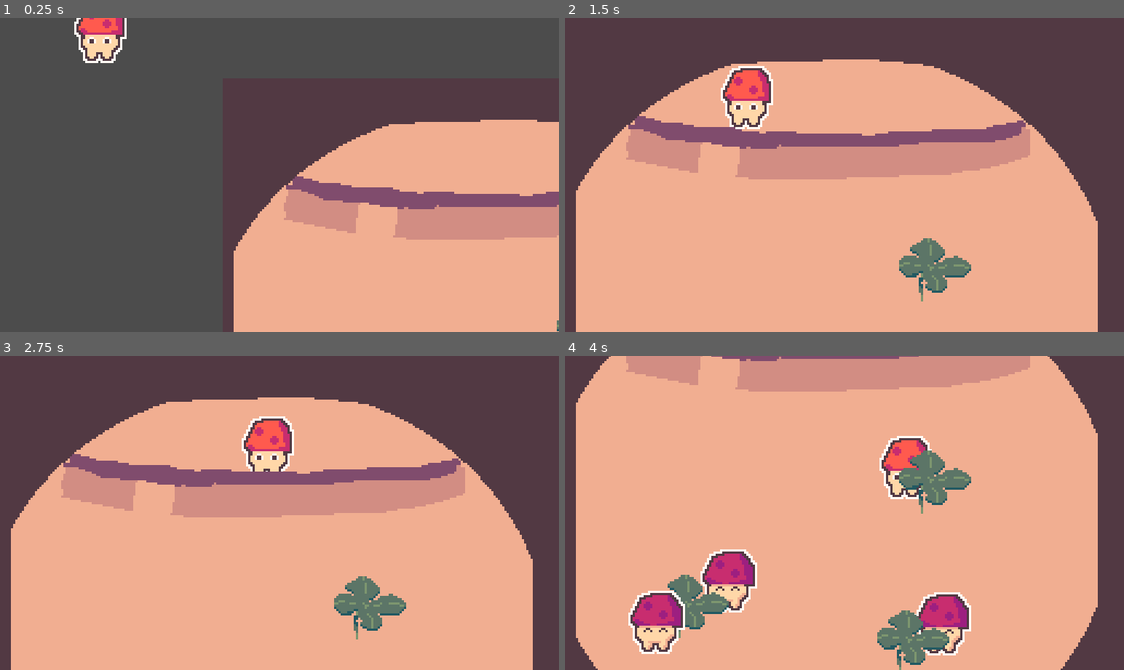
Above: before the commit, frames 1-4 (two rows, left to right).
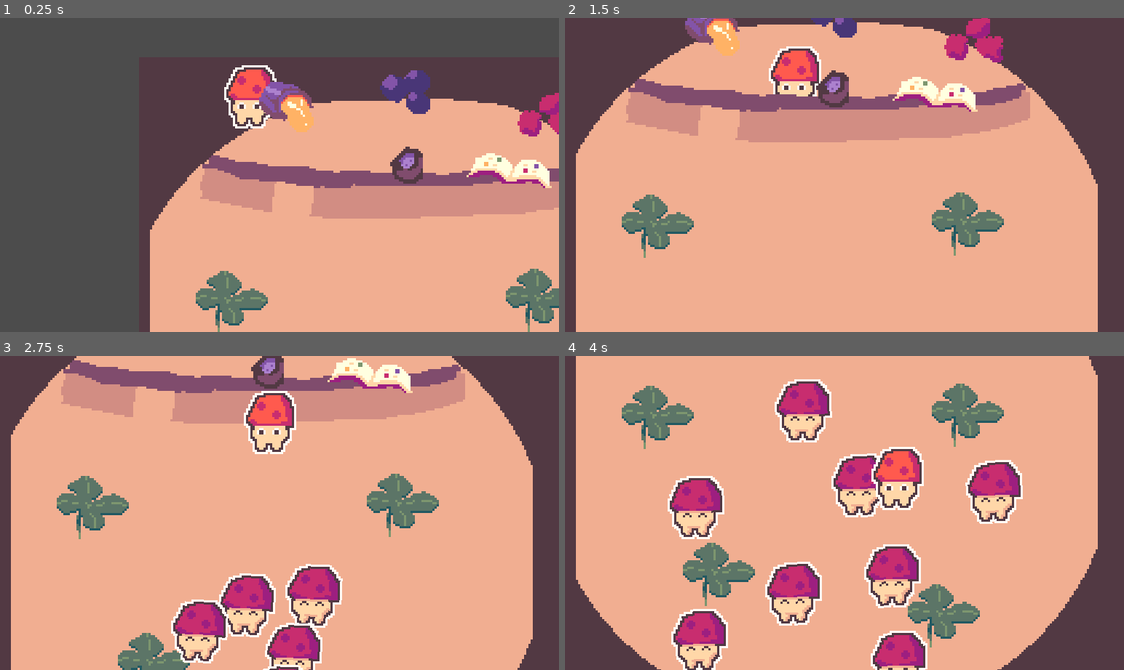
Above: after the commit, the same moments.

Repository: Daxidz/cozy-autum-jam-22
Game: Godot game, scene res://src/Main.tscn
Same seed, same stepped clock (60 frames per second), same inputs: the game is played once before the commit and once after it.
Inputs (mouse positions are in pixels of both pictures, inside the frame that each line leads up to):
- Up to frame 1 (0.25 s): no input
- Up to frame 2 (1.5 s): tap Enter (ui_accept) at 0.5, 0.77, 0.8, 1.07, 1.35 s; move the mouse to (967, 159) at 0.52 s; press the mouse at (967, 159) at 0.53 s; move the mouse to (732, 190) at 1.27 s; release the mouse at (732, 190) at 1.28 s
- Up to frame 3 (2.75 s): tap Enter (ui_accept) at 1.52, 1.82, 2.3 s; click (167, 528) at 1.55 s; move the mouse to (335, 443) at 2.02 s; press the mouse at (335, 443) at 2.03 s
- Up to frame 4 (4 s): move the mouse to (816, 575) at 2.77 s; release the mouse at (816, 575) at 2.78 s; click (816, 575) at 2.85 s; tap Enter (ui_accept) at 3.02, 3.32 s; move the mouse to (1012, 560) at 3.52 s; hold Enter (ui_accept) from 3.53 s (still down)

The runs differ from the first frame. In frame 1, 29% of the frame differs, in the area x 13-100%, y 0-100%; in frame 2, 35%; in frame 3, 42%, in the area x 1-96%, y 0-100%; in frame 4, 33%.

Commit message:
Add champi and path, recettes, chauderon

Diff:
--- a/project.godot
+++ b/project.godot
@@ -50,6 +50,14 @@
 "svg/scale": 1.0
 }
 
+[input]
+
+click={
+"deadzone": 0.5,
+"events": [ Object(InputEventMouseButton,"resource_local_to_scene":false,"resource_name":"","device":0,"alt":false,"shift":false,"control":false,"meta":false,"command":false,"button_mask":0,"position":Vector2( 0, 0 ),"global_position":Vector2( 0, 0 ),"factor":1.0,"button_index":1,"pressed":false,"doubleclick":false,"script":null)
+ ]
+}
+
 [physics]
 
 common/enable_pause_aware_picking=true
--- a/src/CameraMouse.gd
+++ b/src/CameraMouse.gd
@@ -6,14 +6,12 @@
 
 func _process(delta):
 	var mouse_pos = get_viewport().get_mouse_position()
+
 	if is_up:
 		offset.y = lerp(offset.y, 0, 0.02)
-		if mouse_pos.y > 2 * viewport_dim.y / 3:
-			print("GOING DOWN")
+		if mouse_pos.y > viewport_dim.y / 2:
 			is_up = false
 	else:
-		offset.y = lerp(offset.y, 256-144, 0.01)
-#		offset.y = 256-144
-		if mouse_pos.y < viewport_dim.y / 3:
-			print("GOING UP")
+		offset.y = lerp(offset.y, mouse_pos.y, 0.02)
+		if mouse_pos.y < viewport_dim.y / 4:
 			is_up = true
--- /dev/null
+++ b/src/ChampiInside.gd
@@ -0,0 +1,82 @@
+extends Node2D
+
+
+var nb_ingredients_selected: int = 0
+const MAX_INGREDIENTS: int = 2
+
+enum Ingredients {MIEL, FRAMBOISE, MIRTILLE}
+
+onready var Champignon = preload("res://src/champis/Champi.tscn")
+var list_ingredients = []
+
+const BASE_TABLE = 1
+var cur_table = BASE_TABLE
+onready var max_tables = $YSort/Tables.get_child_count()
+
+
+const RECETTES = {
+					"yellow": ["Framboises", "Framboises"],
+					"violet": ["Mirtille", "Miel"],
+					"green": ["Miel", "Framboises"],
+					"orange": ["Framboises", "Mirtille"]
+				}
+
+func _ready():
+	$Chauderon.connect("melanger", self, "_onChauderon_melanger")
+	for ingredient in $Ingredients.get_children():
+		ingredient.connect("clicked", self, "_onIngredient_clicked")
+
+func spawn_champi():
+
+	if cur_table > max_tables: return
+	var champ = Champignon.instance()
+	var table
+	while true:
+		table = get_node("YSort/Tables/Table" + str(cur_table))
+		if table.is_full():
+			cur_table += 1
+			if cur_table > max_tables: return
+		else:
+			break
+	table.add_champi(champ)
+
+func _onIngredient_clicked(name: String):
+
+	if nb_ingredients_selected == MAX_INGREDIENTS: return
+
+	nb_ingredients_selected += 1
+	print(name)
+	list_ingredients.push_back(name)
+	if nb_ingredients_selected == MAX_INGREDIENTS:
+		$Chauderon.modulate = Color.red
+
+
+func _onChauderon_melanger():
+	if nb_ingredients_selected == MAX_INGREDIENTS:
+		check_recette(list_ingredients)
+
+
+		nb_ingredients_selected = 0
+		list_ingredients.clear()
+
+func check_recette(ingredients) -> int:
+
+	var is_ok: bool = false
+	ingredients.invert()
+	var ingredients_inv = ingredients.duplicate(true)
+	ingredients.invert()
+
+	for recette in RECETTES:
+
+		var ing = RECETTES[recette]
+		if ingredients == ing or ingredients_inv == ing:
+			print(recette)
+#			$Chauderon.modulate = Color("yellow")
+			return 0
+	return 0
+
+func _input(event):
+	if event.is_action_pressed("ui_accept"):
+		print("SPAWN")
+		for i in 8:
+			spawn_champi()
--- /dev/null
+++ b/src/Chauderon.gd
@@ -0,0 +1,22 @@
+extends Node2D
+
+
+var is_selected: bool = false
+
+signal melanger
+
+func _ready():
+	$Area2D.connect("mouse_entered", self, "_onArea2D_mouse_entered")
+	$Area2D.connect("mouse_exited", self, "_onArea2D_mouse_mouse_exited")
+
+func _onArea2D_mouse_mouse_exited():
+	modulate = Color.white
+	is_selected = false
+
+func _onArea2D_mouse_entered():
+	modulate = Color.blue
+	is_selected = true
+
+func _input(event):
+	if event.is_action_pressed("click") and is_selected:
+		emit_signal("melanger")
--- /dev/null
+++ b/src/Chauderon.tscn
@@ -0,0 +1,20 @@
+[gd_scene load_steps=4 format=2]
+
+[ext_resource path="res://assets/img/chaudron.png" type="Texture" id=1]
+[ext_resource path="res://src/Chauderon.gd" type="Script" id=2]
+
+[sub_resource type="CircleShape2D" id=3]
+
+[node name="Chauderon" type="Node2D"]
+position = Vector2( 111, 36 )
+script = ExtResource( 2 )
+
+[node name="Chaudron" type="Sprite" parent="."]
+texture = ExtResource( 1 )
+centered = false
+
+[node name="Area2D" type="Area2D" parent="."]
+
+[node name="CollisionShape2D" type="CollisionShape2D" parent="Area2D"]
+position = Vector2( 12, 14 )
+shape = SubResource( 3 )
--- /dev/null
+++ b/src/Ingredient.gd
@@ -0,0 +1,22 @@
+extends Node2D
+
+
+var is_selected: bool = false
+
+signal clicked
+
+func _ready():
+	$Area2D.connect("mouse_entered", self, "_onArea2D_mouse_entered")
+	$Area2D.connect("mouse_exited", self, "_onArea2D_mouse_mouse_exited")
+
+func _onArea2D_mouse_mouse_exited():
+	modulate = Color.white
+	is_selected = false
+
+func _onArea2D_mouse_entered():
+	modulate = Color.red
+	is_selected = true
+
+func _input(event):
+	if event.is_action_pressed("click") and is_selected:
+		emit_signal("clicked", name)
--- a/src/Main.tscn
+++ b/src/Main.tscn
@@ -1,31 +1,77 @@
-[gd_scene load_steps=10 format=2]
+[gd_scene load_steps=21 format=2]
 
 [ext_resource path="res://src/CameraMouse.gd" type="Script" id=1]
 [ext_resource path="res://assets/img/bg.png" type="Texture" id=2]
-[ext_resource path="res://assets/img/table.png" type="Texture" id=3]
-[ext_resource path="res://assets/img/champi.png" type="Texture" id=4]
-[ext_resource path="res://src/shaders/replace_cols.tres" type="Shader" id=5]
 [ext_resource path="res://assets/img/barista.png" type="Texture" id=6]
 [ext_resource path="res://assets/img/bar.png" type="Texture" id=7]
 [ext_resource path="res://src/barista/Barista.gd" type="Script" id=8]
+[ext_resource path="res://assets/img/livre.png" type="Texture" id=10]
+[ext_resource path="res://src/Chauderon.tscn" type="PackedScene" id=11]
+[ext_resource path="res://src/recettes/Ingredient.tscn" type="PackedScene" id=12]
+[ext_resource path="res://src/ChampiInside.gd" type="Script" id=13]
+[ext_resource path="res://assets/img/mirtilles.png" type="Texture" id=14]
+[ext_resource path="res://assets/img/miel.png" type="Texture" id=15]
+[ext_resource path="res://src/Table.tscn" type="PackedScene" id=16]
 
-[sub_resource type="ShaderMaterial" id=1]
-shader = ExtResource( 5 )
-shader_param/color_light = Color( 0.788235, 0.180392, 0.439216, 1 )
-shader_param/color_dark = Color( 0.619608, 0.12549, 0.505882, 1 )
-shader_param/outlined = false
-shader_param/line_color = Color( 1, 1, 1, 1 )
+[sub_resource type="Curve2D" id=2]
+resource_local_to_scene = true
+_data = {
+"points": PoolVector2Array( 0, 0, 0, 0, -44, 122, 0, 0, 0, 0, -43, 13, 0, 0, 0, 0, -8, 2 )
+}
+
+[sub_resource type="Curve2D" id=3]
+resource_local_to_scene = true
+_data = {
+"points": PoolVector2Array( 0, 0, 0, 0, -52, 131, 0, 0, 0, 0, -41, 41, 0, 0, 0, 0, 26, 33, 0, 0, 0, 0, 33, 0, 0, 0, 0, 0, 14, -12 )
+}
+
+[sub_resource type="Curve2D" id=4]
+resource_local_to_scene = true
+_data = {
+"points": PoolVector2Array( 0, 0, 0, 0, 55, 49, 0, 0, 0, 0, 37, 24, 0, 0, 0, 0, -2, 20, 0, 0, 0, 0, -14, -9 )
+}
+
+[sub_resource type="Curve2D" id=5]
+resource_local_to_scene = true
+_data = {
+"points": PoolVector2Array( 0, 0, 0, 0, 46, 62, 0, 0, 0, 0, 38, 4, 0, 0, 0, 0, 19, -4 )
+}
+
+[sub_resource type="Curve2D" id=6]
+resource_local_to_scene = true
+_data = {
+"points": PoolVector2Array( 0, 0, 0, 0, 70, 116, 0, 0, 0, 0, 53, 34, 0, 0, 0, 0, 6, 28, 0, 0, 0, 0, -7, 0 )
+}
+
+[sub_resource type="Curve2D" id=7]
+resource_local_to_scene = true
+_data = {
+"points": PoolVector2Array( 0, 0, 0, 0, 81, 129, 0, 0, 0, 0, 72, -5, 0, 0, 0, 0, 14, -11 )
+}
+
+[sub_resource type="Curve2D" id=8]
+resource_local_to_scene = true
+_data = {
+"points": PoolVector2Array( 0, 0, 0, 0, -44, 29, 0, 0, 0, 0, -23, 10, 0, 0, 0, 0, 2, 11 )
+}
+
+[sub_resource type="Curve2D" id=9]
+resource_local_to_scene = true
+_data = {
+"points": PoolVector2Array( 0, 0, 0, 0, -49, 40, 0, 0, 0, 0, -39, -9, 0, 0, 0, 0, -8, -25, 0, 0, 0, 0, 7, -13 )
+}
 
 [node name="Main" type="Node2D"]
 
 [node name="ChampiInside" type="Node2D" parent="."]
+script = ExtResource( 13 )
 
 [node name="BG" type="Sprite" parent="ChampiInside"]
 texture = ExtResource( 2 )
 centered = false
 
 [node name="CameraMouse" type="Camera2D" parent="ChampiInside"]
-position = Vector2( -283, -39 )
+position = Vector2( -128, 0 )
 current = true
 limit_left = 0
 limit_top = 0
@@ -38,9 +84,11 @@
 [node name="YSort" type="YSort" parent="ChampiInside"]
 
 [node name="Barista" type="Node2D" parent="ChampiInside/YSort"]
+position = Vector2( 123, 52 )
 script = ExtResource( 8 )
 
 [node name="Sprite" type="Sprite" parent="ChampiInside/YSort/Barista"]
+position = Vector2( -5, -4 )
 texture = ExtResource( 6 )
 centered = false
 offset = Vector2( -17, -23 )
@@ -54,38 +102,73 @@
 centered = false
 offset = Vector2( -94, -29 )
 
-[node name="Table4" type="Sprite" parent="ChampiInside/YSort"]
-position = Vector2( 56, 176 )
-texture = ExtResource( 3 )
+[node name="Tables" type="Node2D" parent="ChampiInside/YSort"]
+
+[node name="Table1" parent="ChampiInside/YSort/Tables" instance=ExtResource( 16 )]
+position = Vector2( 182, 115 )
+
+[node name="Path2" parent="ChampiInside/YSort/Tables/Table1/YSort" index="0"]
+curve = SubResource( 2 )
+
+[node name="Path1" parent="ChampiInside/YSort/Tables/Table1/YSort" index="1"]
+curve = SubResource( 3 )
+
+[node name="Table2" parent="ChampiInside/YSort/Tables" instance=ExtResource( 16 )]
+position = Vector2( 68, 188 )
+
+[node name="Path2" parent="ChampiInside/YSort/Tables/Table2/YSort" index="0"]
+curve = SubResource( 4 )
+
+[node name="Path1" parent="ChampiInside/YSort/Tables/Table2/YSort" index="1"]
+curve = SubResource( 5 )
+
+[node name="Table3" parent="ChampiInside/YSort/Tables" instance=ExtResource( 16 )]
+position = Vector2( 40, 116 )
+
+[node name="Path2" parent="ChampiInside/YSort/Tables/Table3/YSort" index="0"]
+curve = SubResource( 6 )
+
+[node name="Path1" parent="ChampiInside/YSort/Tables/Table3/YSort" index="1"]
+curve = SubResource( 7 )
+
+[node name="Table4" parent="ChampiInside/YSort/Tables" instance=ExtResource( 16 )]
+position = Vector2( 171, 207 )
+
+[node name="Path2" parent="ChampiInside/YSort/Tables/Table4/YSort" index="0"]
+curve = SubResource( 8 )
+
+[node name="Path1" parent="ChampiInside/YSort/Tables/Table4/YSort" index="1"]
+curve = SubResource( 9 )
+
+[node name="Chauderon" parent="ChampiInside" instance=ExtResource( 11 )]
+
+[node name="Livre" type="Sprite" parent="ChampiInside"]
+position = Vector2( 147, 40 )
+texture = ExtResource( 10 )
 centered = false
-offset = Vector2( -16, -20 )
 
-[node name="Champi3" type="Sprite" parent="ChampiInside/YSort"]
-material = SubResource( 1 )
-position = Vector2( 75, 157 )
-texture = ExtResource( 4 )
-offset = Vector2( 0, 4 )
+[node name="Ingredients" type="Node2D" parent="ChampiInside"]
 
-[node name="Table5" type="Sprite" parent="ChampiInside/YSort"]
-position = Vector2( 167, 119 )
-texture = ExtResource( 3 )
-centered = false
-offset = Vector2( -16, -20 )
+[node name="Framboises" parent="ChampiInside/Ingredients" instance=ExtResource( 12 )]
 
-[node name="Champi4" type="Sprite" parent="ChampiInside/YSort"]
-material = SubResource( 1 )
-position = Vector2( 42, 176 )
-texture = ExtResource( 4 )
-offset = Vector2( 0, 4 )
+[node name="Miel" parent="ChampiInside/Ingredients" instance=ExtResource( 12 )]
+position = Vector2( 68, 22 )
 
-[node name="Table6" type="Sprite" parent="ChampiInside/YSort"]
-position = Vector2( 157, 192.5 )
-texture = ExtResource( 3 )
-centered = false
-offset = Vector2( -16, -20 )
+[node name="Sprite" parent="ChampiInside/Ingredients/Miel" index="0"]
+texture = ExtResource( 15 )
 
-[node name="Champi5" type="Sprite" parent="ChampiInside/YSort"]
-material = SubResource( 1 )
-position = Vector2( 173, 176.5 )
-texture = ExtResource( 4 )
-offset = Vector2( 0, 4 )
+[node name="Mirtille" parent="ChampiInside/Ingredients" instance=ExtResource( 12 )]
+position = Vector2( 123, 15 )
+
+[node name="Sprite" parent="ChampiInside/Ingredients/Mirtille" index="0"]
+texture = ExtResource( 14 )
+
+[node name="SpawnPosition" type="Position2D" parent="ChampiInside"]
+position = Vector2( 119, 240 )
+
+[editable path="ChampiInside/YSort/Tables/Table1"]
+[editable path="ChampiInside/YSort/Tables/Table2"]
+[editable path="ChampiInside/YSort/Tables/Table3"]
+[editable path="ChampiInside/YSort/Tables/Table4"]
+[editable path="ChampiInside/Ingredients/Miel"]
+[editable path="ChampiInside/Ingredients/Mirtille"]
--- /dev/null
+++ b/src/Table.gd
@@ -0,0 +1,26 @@
+extends Node2D
+
+
+
+var nb_champis: int = 0
+const MAX_CHAMPI = 2
+
+# Called when the node enters the scene tree for the first time.
+func _ready():
+	pass # Replace with function body.
+
+func is_full() -> bool:
+	return nb_champis == MAX_CHAMPI
+
+func add_champi(champi):
+	nb_champis += 1
+	if nb_champis <= MAX_CHAMPI:
+		var path = get_node("YSort/Path" + str(nb_champis) +"/PathFollow2D")
+		path.offset = 0.0
+		path.add_child(champi)
+		var tween = get_tree().create_tween()
+		tween.tween_callback(champi, "walk")
+		tween.tween_property(path, "unit_offset", 1.0, 5)
+		tween.tween_callback(champi, "idle")
+	else:
+		nb_champis == MAX_CHAMPI
--- /dev/null
+++ b/src/Table.tscn
@@ -0,0 +1,44 @@
+[gd_scene load_steps=5 format=2]
+
+[ext_resource path="res://assets/img/table.png" type="Texture" id=1]
+[ext_resource path="res://src/Table.gd" type="Script" id=2]
+
+[sub_resource type="Curve2D" id=3]
+resource_local_to_scene = true
+_data = {
+"points": PoolVector2Array( 0, 0, 0, 0, -34, 120, 0, 0, 0, 0, -33, 57, 0, 0, 0, 0, -1, 1 )
+}
+
+[sub_resource type="Curve2D" id=4]
+resource_local_to_scene = true
+_data = {
+"points": PoolVector2Array( 0, 0, 0, 0, -39, 120, 0, 0, 0, 0, -40, 61, 0, 0, 0, 0, -13, 30, 0, 0, 0, 0, 20, -9 )
+}
+
+[node name="Table" type="Node2D"]
+script = ExtResource( 2 )
+
+[node name="YSort" type="YSort" parent="."]
+
+[node name="Path2" type="Path2D" parent="YSort"]
+position = Vector2( -4, 4 )
+curve = SubResource( 3 )
+
+[node name="PathFollow2D" type="PathFollow2D" parent="YSort/Path2"]
+position = Vector2( -1, 1 )
+offset = 127.33
+rotate = false
+loop = false
+
+[node name="Path1" type="Path2D" parent="YSort"]
+position = Vector2( -2, -6 )
+curve = SubResource( 4 )
+
+[node name="PathFollow2D" type="PathFollow2D" parent="YSort/Path1"]
+position = Vector2( -39, 120 )
+rotate = false
+
+[node name="Sprite" type="Sprite" parent="YSort"]
+texture = ExtResource( 1 )
+centered = false
+offset = Vector2( -16, -20 )
--- /dev/null
+++ b/src/champis/Champi.gd
@@ -0,0 +1,17 @@
+extends Sprite
+
+
+# Declare member variables here. Examples:
+# var a = 2
+# var b = "text"
+
+
+# Called when the node enters the scene tree for the first time.
+func _ready():
+	pass # Replace with function body.
+
+func idle():
+	$AnimationPlayer.play("idle")
+
+func walk():
+	$AnimationPlayer.play("walk")
--- /dev/null
+++ b/src/champis/Champi.tscn
@@ -0,0 +1,70 @@
+[gd_scene load_steps=7 format=2]
+
+[ext_resource path="res://src/shaders/replace_cols.tres" type="Shader" id=1]
+[ext_resource path="res://assets/img/champi.png" type="Texture" id=2]
+[ext_resource path="res://src/champis/Champi.gd" type="Script" id=3]
+
+[sub_resource type="ShaderMaterial" id=1]
+resource_local_to_scene = true
+shader = ExtResource( 1 )
+shader_param/color_light = Color( 0.788235, 0.180392, 0.439216, 1 )
+shader_param/color_dark = Color( 0.619608, 0.12549, 0.505882, 1 )
+shader_param/outlined = false
+shader_param/line_color = Color( 1, 1, 1, 1 )
+
+[sub_resource type="Animation" id=3]
+resource_name = "idle"
+length = 0.8
+loop = true
+tracks/0/type = "value"
+tracks/0/path = NodePath(".:rotation_degrees")
+tracks/0/interp = 1
+tracks/0/loop_wrap = true
+tracks/0/imported = false
+tracks/0/enabled = true
+tracks/0/keys = {
+"times": PoolRealArray( 0 ),
+"transitions": PoolRealArray( 1 ),
+"update": 0,
+"values": [ 0.0 ]
+}
+tracks/1/type = "value"
+tracks/1/path = NodePath(".:position")
+tracks/1/interp = 1
+tracks/1/loop_wrap = true
+tracks/1/imported = false
+tracks/1/enabled = true
+tracks/1/keys = {
+"times": PoolRealArray( 0, 0.2, 0.4, 0.6 ),
+"transitions": PoolRealArray( 1, 1, 1, 1 ),
+"update": 0,
+"values": [ Vector2( 0, 0 ), Vector2( 0, -1 ), Vector2( 0, 0 ), Vector2( 0, -1 ) ]
+}
+
+[sub_resource type="Animation" id=2]
+resource_name = "walk"
+length = 0.6
+loop = true
+tracks/0/type = "value"
+tracks/0/path = NodePath(".:rotation_degrees")
+tracks/0/interp = 1
+tracks/0/loop_wrap = true
+tracks/0/imported = false
+tracks/0/enabled = true
+tracks/0/keys = {
+"times": PoolRealArray( 0, 0.3 ),
+"transitions": PoolRealArray( 1, 1 ),
+"update": 0,
+"values": [ -10.0, 10.0 ]
+}
+
+[node name="Champi" type="Sprite"]
+material = SubResource( 1 )
+position = Vector2( 0, -0.368682 )
+texture = ExtResource( 2 )
+offset = Vector2( 0, 4 )
+script = ExtResource( 3 )
+
+[node name="AnimationPlayer" type="AnimationPlayer" parent="."]
+anims/idle = SubResource( 3 )
+anims/walk = SubResource( 2 )
--- /dev/null
+++ b/src/recettes/Ingredient.tscn
@@ -0,0 +1,19 @@
+[gd_scene load_steps=4 format=2]
+
+[ext_resource path="res://assets/img/framboise.png" type="Texture" id=1]
+[ext_resource path="res://src/Ingredient.gd" type="Script" id=2]
+
+[sub_resource type="CircleShape2D" id=3]
+radius = 15.0
+
+[node name="Ingredient" type="Node2D"]
+position = Vector2( 187, 28 )
+script = ExtResource( 2 )
+
+[node name="Sprite" type="Sprite" parent="."]
+texture = ExtResource( 1 )
+
+[node name="Area2D" type="Area2D" parent="."]
+
+[node name="CollisionShape2D" type="CollisionShape2D" parent="Area2D"]
+shape = SubResource( 3 )
Binary file changed: assets/img/bar.aseprite
Binary file added: assets/img/chaudron.aseprite
Binary file added: assets/img/chaudron.png
Not shown, added: assets/img/chaudron.png.import
Binary file added: assets/img/framboise.aseprite
Binary file added: assets/img/framboise.png
Not shown, added: assets/img/framboise.png.import
Binary file added: assets/img/ingredients.aseprite
Binary file added: assets/img/ingredients.png
Not shown, added: assets/img/ingredients.png.import
Binary file added: assets/img/livre.aseprite
Binary file added: assets/img/livre.png
(and 10 more such lines)
